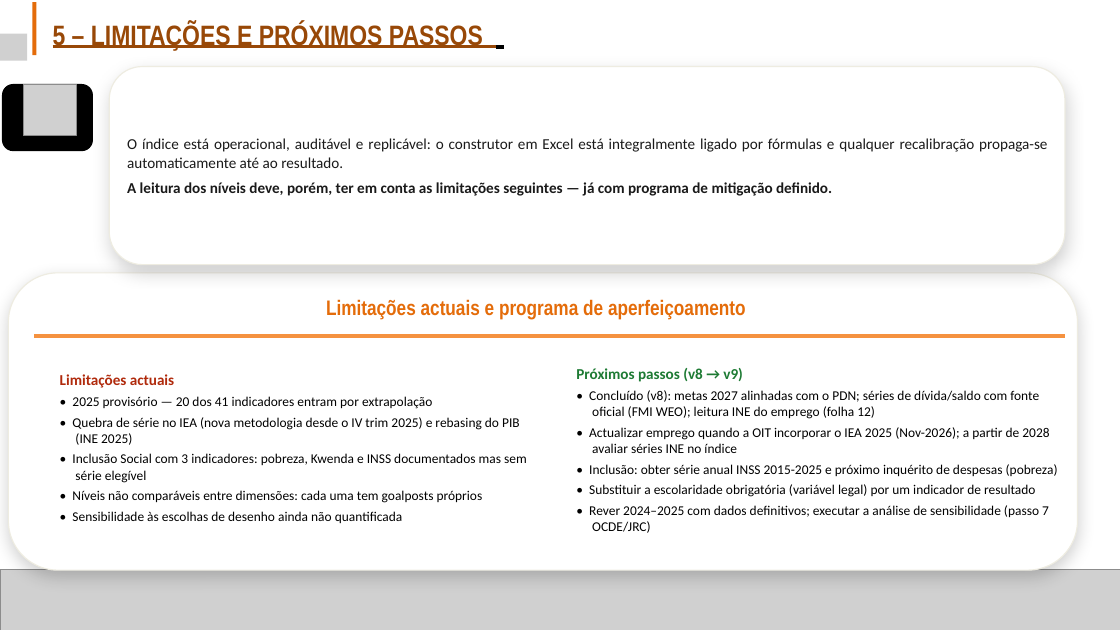
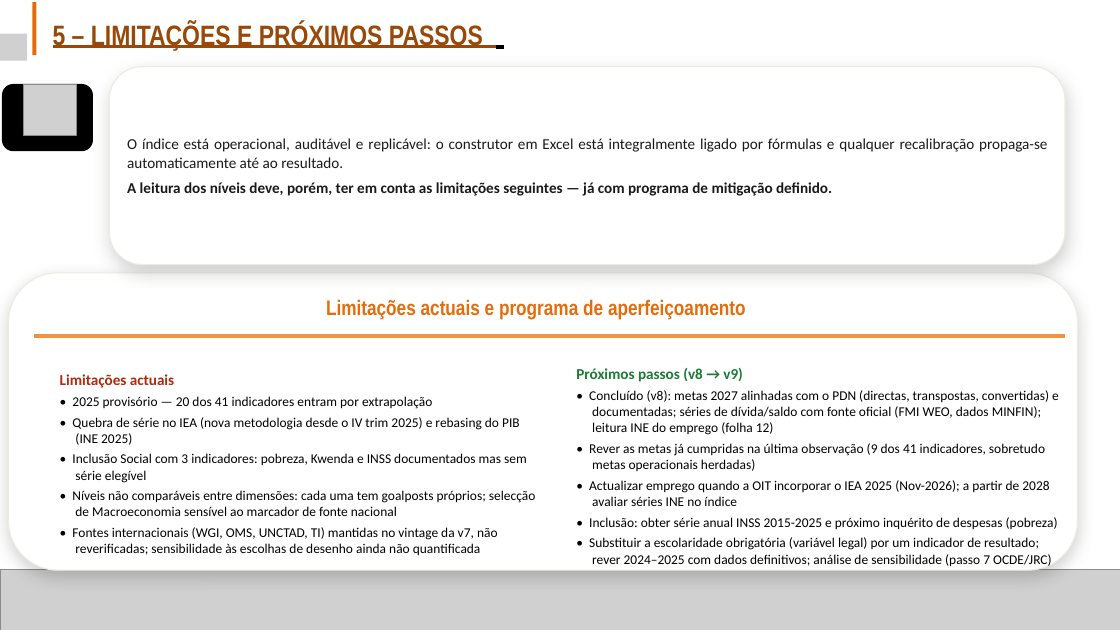
Before and after one commit to DMSILVA87/bda-indice, a slide deck: slide 16 of Versão Final/Finalíssima/files/IGDA_Evolucao_CEX_v10.pptx. Drawn at 1120x630 pixels with LibreOffice and Linux fonts; fonts in the diff are those of the drawing; grey boxes stand for pictures. Boxes give left, top, right and bottom in pixels: in the first picture for what was removed or moved away, otherwise in the second. Text is boxed around its words. In the diff, an @@ line names an element or a change of style, - is before the commit and + after.

```diff
--- a/Versão Final/Finalíssima/files/IGDA_Evolucao_CEX_v10.pptx
+++ b/Versão Final/Finalíssima/files/IGDA_Evolucao_CEX_v10.pptx
@@ text at [589, 390, 1059, 471]: text changed @@
-• Concluído (v8): metas 2027 alinhadas com o PDN; séries de dívida/saldo com fonte oficial (FMI WEO); leitura INE do emprego (folha 12)
+• Concluído (v8): metas 2027 alinhadas com o PDN (directas, transpostas, convertidas) e documentadas; séries de dívida/saldo com fonte oficial (FMI WEO, dados MINFIN); leitura INE do emprego (folha 12)
+• Rever as metas já cumpridas na última observação (9 dos 41 indicadores, sobretudo metas operacionais herdadas)
@@ text at [72, 490, 535, 555]: text changed @@
-• Níveis não comparáveis entre dimensões: cada uma tem goalposts próprios
-• Sensibilidade às escolhas de desenho ainda não quantificada
+• Níveis não comparáveis entre dimensões: cada uma tem goalposts próprios; selecção de Macroeconomia sensível ao marcador de fonte nacional
+• Fontes internacionais (WGI, OMS, UNCTAD, TI) mantidas no vintage da v7, não reverificadas; sensibilidade às escolhas de desenho ainda não quantificada
@@ text at [589, 537, 1052, 566]: text changed @@
-• Substituir a escolaridade obrigatória (variável legal) por um indicador de resultado
-• Rever 2024–2025 com dados definitivos; executar a análise de sensibilidade (passo 7 OCDE/JRC)
+• Substituir a escolaridade obrigatória (variável legal) por um indicador de resultado; rever 2024–2025 com dados definitivos; análise de sensibilidade (passo 7 OCDE/JRC)
```
Also in this commit, not shown: 8 other slides changed, 18 other files.
